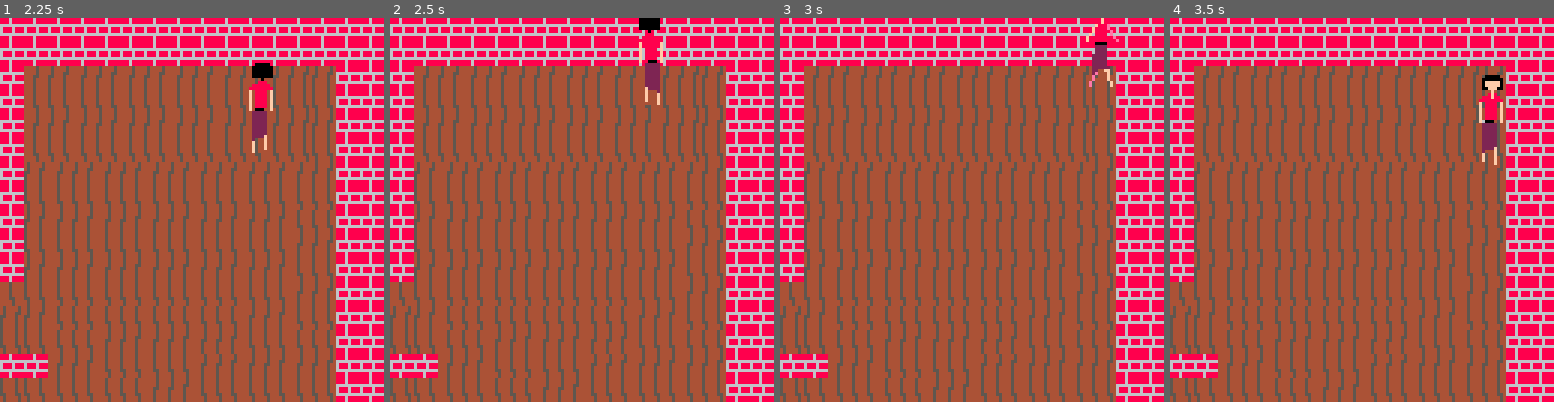
Above: before the commit, frames 1-4 (left to right).
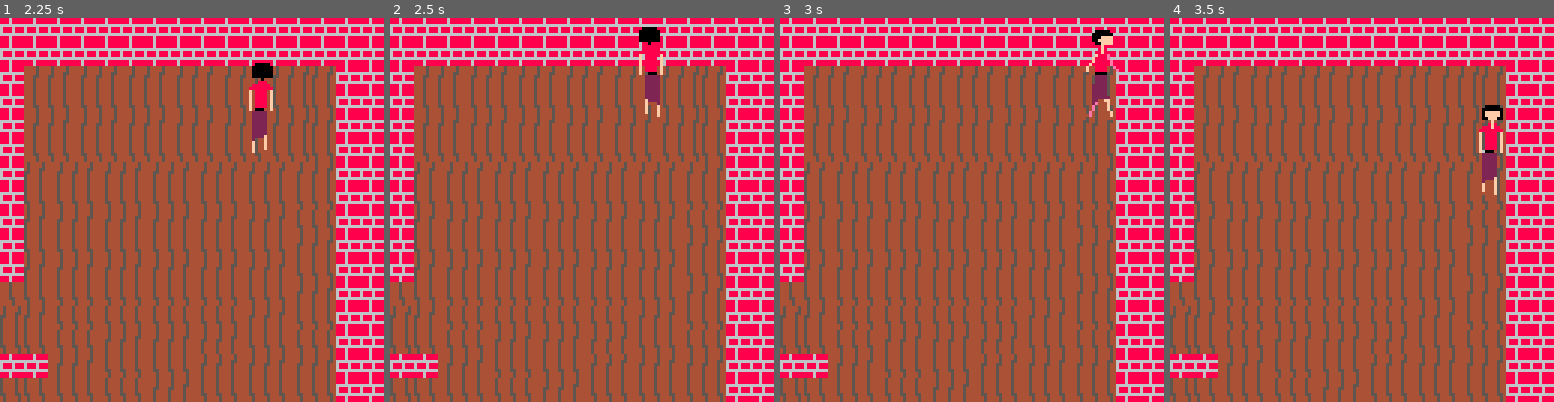
Above: after the commit, the same moments.

Repository: open-source-grilled-cheese/pacman-paris-undertale
Game: PICO-8 cartridge ggj.p8
Two runs of this game, one before a commit and one after it. Both use one fixed random seed, a clock stepped at 60 frames per second and the inputs below.
Inputs:
- Up to frame 1 (2.25 s): tap O (Z key) at 0.33, 1.07, 2.22 s; tap Down at 0.7 s; hold Up from 1.97 s (still down)
- Up to frame 2 (2.5 s): keep holding Up
- Up to frame 3 (3 s): release Up at 2.63 s; hold Right from 2.68 s (still down)
- Up to frame 4 (3.5 s): release Right at 3.02 s; hold Down from 3.07 s (still down)

Frame 1 is identical in both runs. In frame 2, 0.7% of the frame differs, in the area x 64-72%, y 0-26%; in frame 3, 1.0%; in frame 4, 1.4%, in the area x 80-87%, y 14-47%.

Commit message:
no more void

Diff:
--- a/ggj.p8
+++ b/ggj.p8
@@ -539,13 +539,13 @@
 	if btn(⬆️) then
 		p.y -= p.speed
 		animations.p.dir = 3
-		if chk_npc_coll(0) or chk_map_coll(3) then
+		if chk_npc_coll(0) or chk_map_coll(3) or p.y <= 0 then
 			p.y += p.speed
 		end
 	elseif btn(⬇️) then
 		p.y += p.speed
 		animations.p.dir = 4
-		if chk_npc_coll(0) or chk_map_coll(4) then
+		if chk_npc_coll(0) or chk_map_coll(4) or p.y >= 224  then
 			p.y -= p.speed
 		end
 	end
